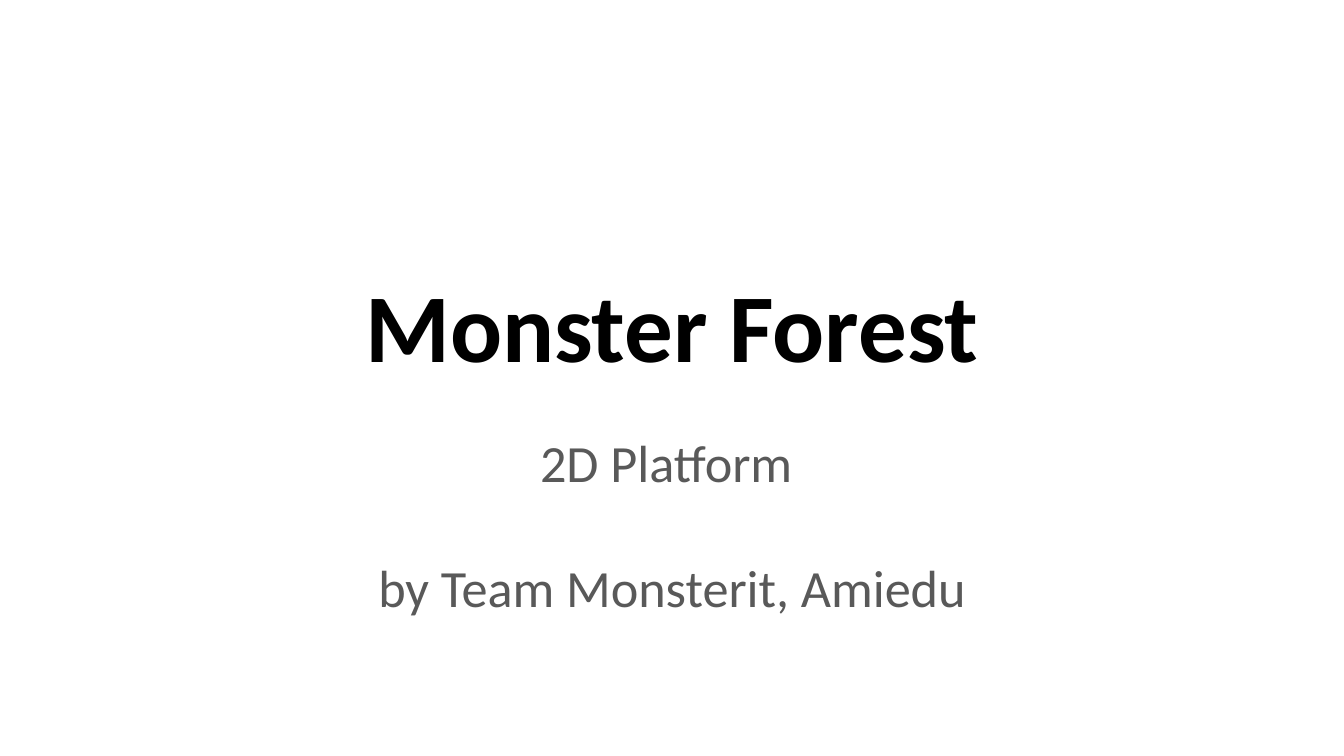
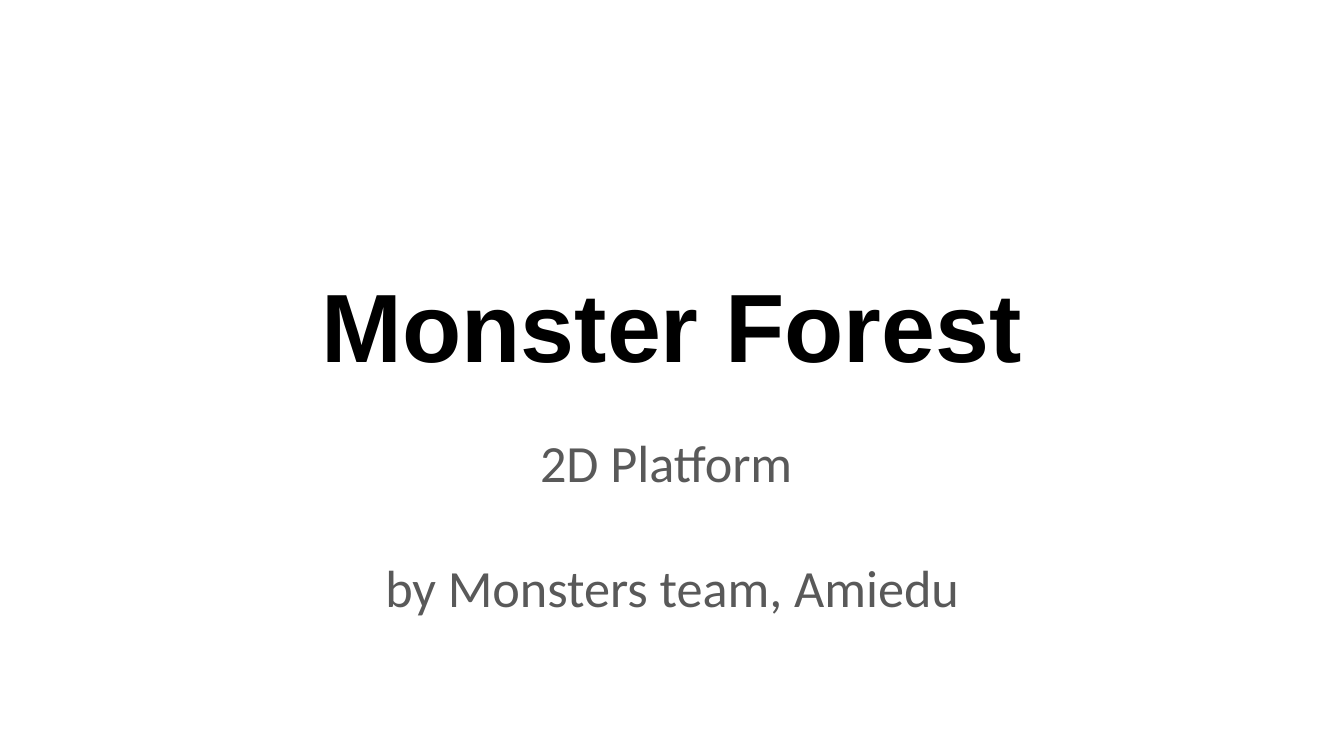
Before and after one commit to monforest/Assets, a slide deck: slide 1 of Documents/GameDesignDocument.pptx. Drawn at 1344x756 pixels with LibreOffice and Linux fonts; fonts in the diff are those of the drawing. Boxes give left, top, right and bottom in pixels: in the first picture for what was removed or moved away, otherwise in the second. Text is boxed around its words. In the diff, an @@ line names an element or a change of style, - is before the commit and + after.

```diff
--- a/Documents/GameDesignDocument.pptx
+++ b/Documents/GameDesignDocument.pptx
@@ title "Monster Forest" at box(322, 295, 1022, 363): font Calibri to Arial @@
@@ subtitle at box(385, 570, 959, 616): text changed @@
-by Team Monsterit, Amiedu
+by Monsters team, Amiedu
```
Also in this commit, not shown: 10 other slides changed.
